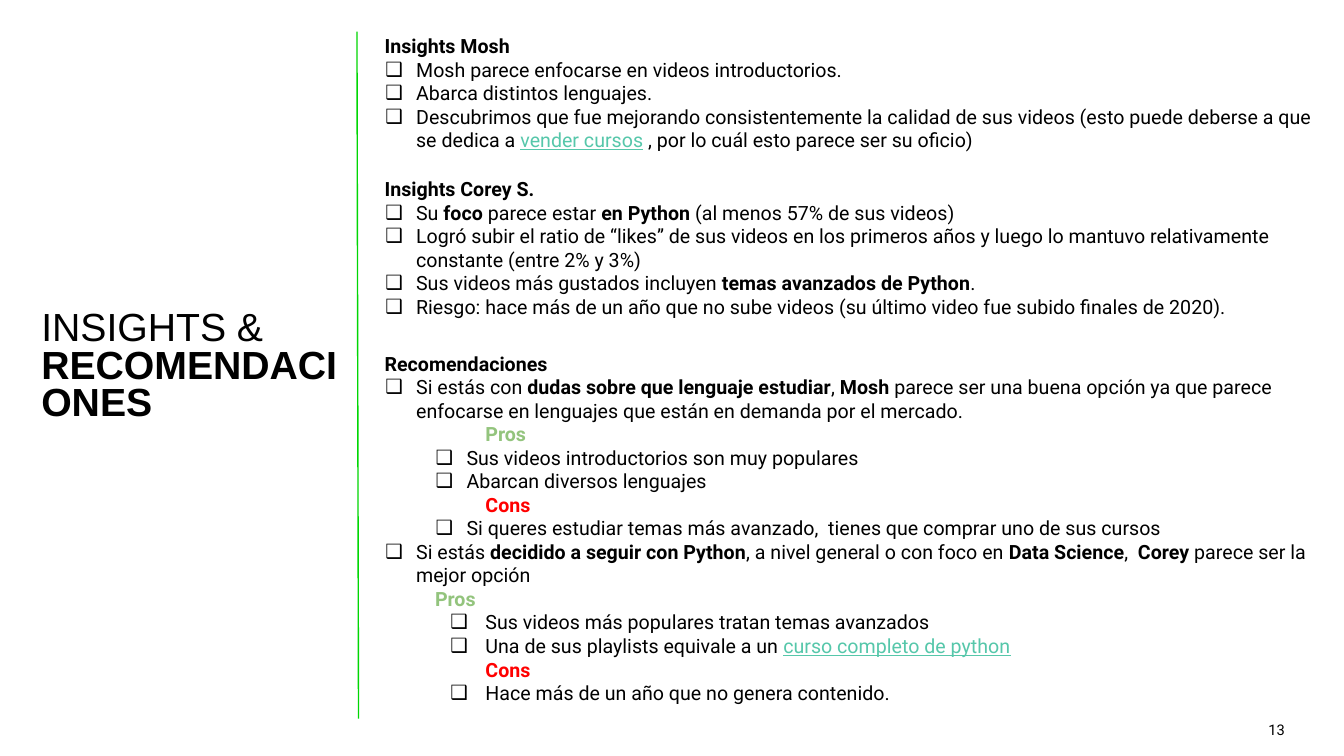
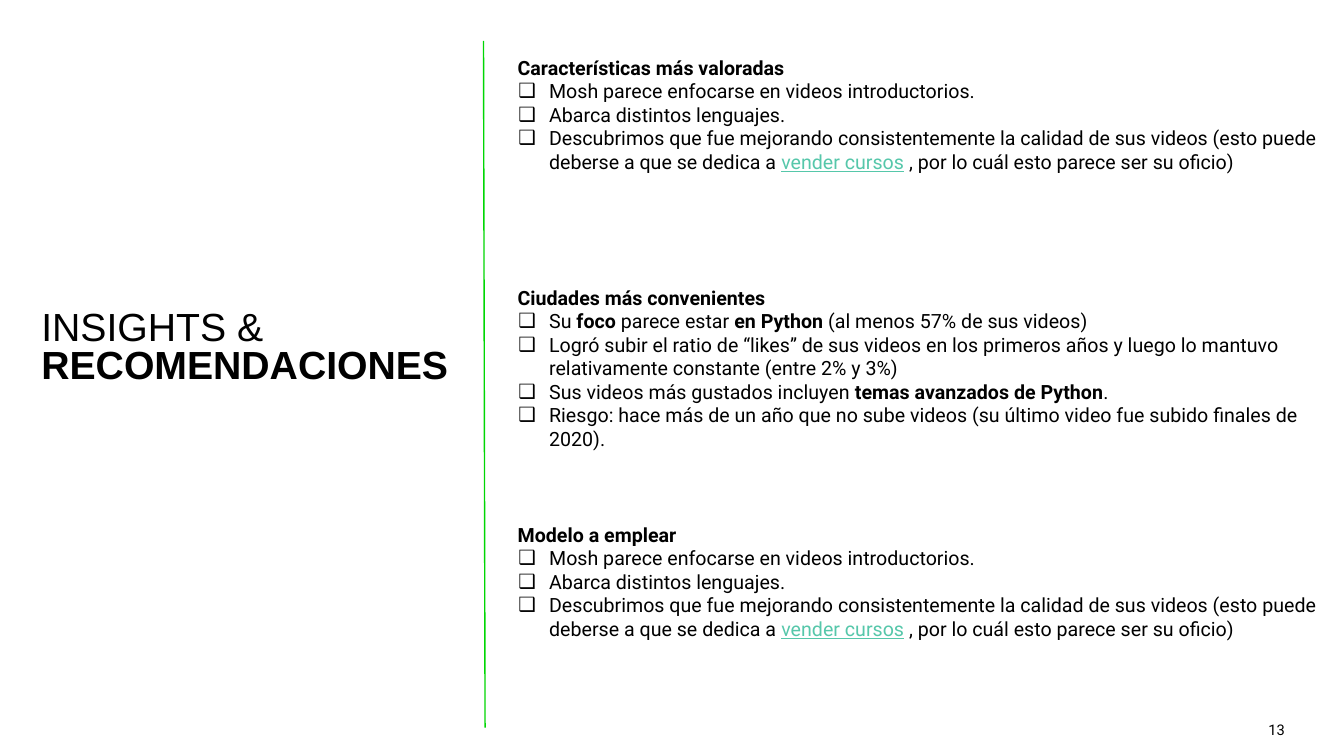
Before and after one commit to tekluis/CoderHouse, a slide deck: slide 13 of 11-PRESENTACION_TEK.pptx. Drawn at 1344x756 pixels with LibreOffice and Linux fonts; fonts in the diff are those of the drawing. Boxes give left, top, right and bottom in pixels: in the first picture for what was removed or moved away, otherwise in the second. Text is boxed around its words. In the diff, an @@ line names an element or a change of style, - is before the commit and + after.

```diff
--- a/11-PRESENTACION_TEK.pptx
+++ b/11-PRESENTACION_TEK.pptx
@@ line moved from (357, 31) - (359, 719) to (484, 40) - (485, 728) @@
@@ text "Características más valoradas": place and size @@
-text "Características más valoradas" at [385, 38, 1310, 152]
+text "Características más valoradas" at [518, 60, 1316, 174]
@@ text at [518, 60, 784, 76]: text changed @@
-Insights Mosh
+Características más valoradas
@@ text "Ciudades más convenientes": place and size @@
-text "Ciudades más convenientes" at [385, 181, 1269, 319]
+text "Ciudades más convenientes" at [518, 290, 1297, 450]
@@ text at [518, 290, 765, 306]: text changed @@
-Insights Corey S.
+Ciudades más convenientes
@@ text "INSIGHTS & RECOMENDACIONES" rewrapped from [41, 313, 548, 372] to [41, 313, 448, 380] @@
@@ text removed at [416, 379, 1305, 704] @@
-Recomendaciones
-❑ Si estás con dudas sobre que lenguaje estudiar, Mosh parece ser una buena opción ya que parece enfocarse en lenguajes que están en demanda por el mercado.
-Pros
-  ❑ Sus videos introductorios son muy populares
-  ❑ Abarcan diversos lenguajes
-Cons
-  ❑ Si queres estudiar temas más avanzado, tienes que comprar uno de sus cursos
-❑ Si estás decidido a seguir con Python, a nivel general o con foco en Data Science, Corey parece ser la mejor opción
-Pros
-  ❑ Sus videos más populares tratan temas avanzados
-  ❑ Una de sus playlists equivale a un curso completo de python
-Cons
-  ❑ Hace más de un año que no genera contenido.
@@ text added at [518, 527, 1316, 641], 14 pt, text #000000 @@
+Modelo a emplear
+❑ Mosh parece enfocarse en videos introductorios.
+❑ Abarca distintos lenguajes.
+❑ Descubrimos que fue mejorando consistentemente la calidad de sus videos (esto puede deberse a que se dedica a vender cursos , por lo cuál esto parece ser su oficio)
```
Also in this commit, not shown: 3 other slides changed, 6 slides added, 6 slides removed.
